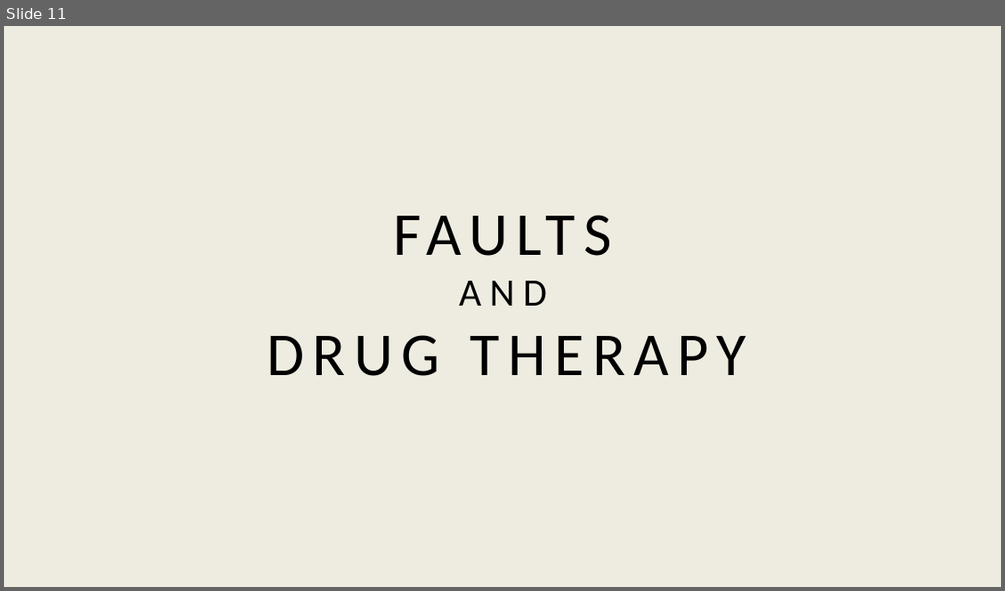
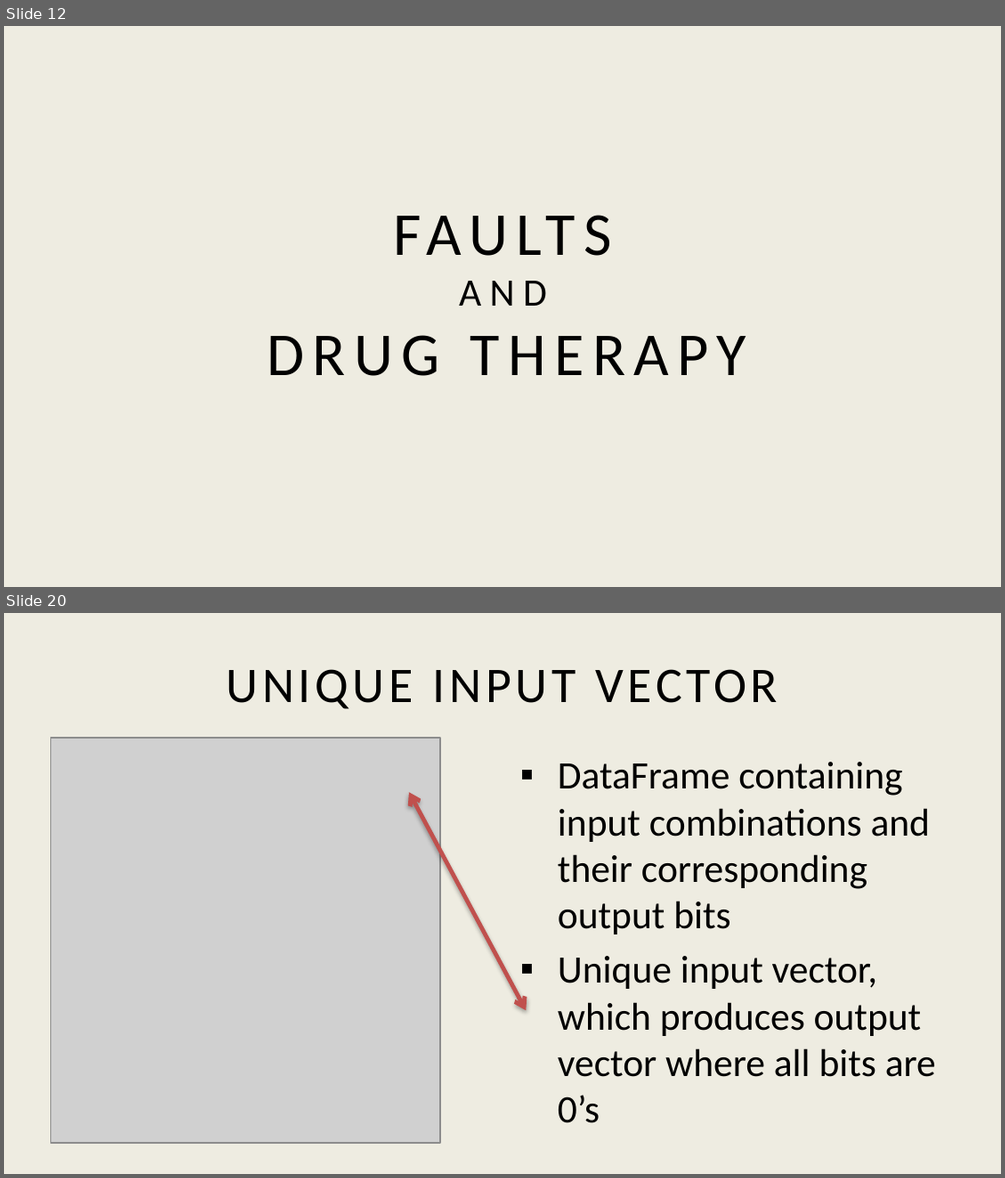
Before and after one commit to AcOdErKa/c--a--n--c--e--r12_16_17, a slide deck: finalDocs/ppt.pptx. Shown one above the other, each under a label of ours: slide 11 before the commit, slides 12 and 20 after it; the slides between them are not shown. The pictures are 1005x591 and 1005x1178 pixels, drawn with LibreOffice and Linux fonts; fonts in the diff are those of the drawing; grey boxes stand for pictures. Boxes give left, top, right and bottom in pixels: in the first picture for what was removed or moved away, otherwise in the second. Text is boxed around its words. In the diff, an @@ line names an element or a change of style, - is before the commit and + after.

```diff
--- a/finalDocs/ppt.pptx
+++ b/finalDocs/ppt.pptx
@@ slide 20 added at <box>4,613,1001,1174</box>, background #EEECE1 @@
@@ title added at <box>226,669,777,709</box>, 36 pt, text #000000 @@
+UNIQUE INPUT VECTOR
@@ picture added at <box>51,738,441,1143</box> @@
@@ text added at <box>558,762,936,1123</box>, 28 pt, text #000000 @@
+▪ DataFrame containing input combinations and their corresponding output bits
+▪ Unique input vector, which produces output vector where all bits are 0’s
@@ double arrow added from (409, 793) to (526, 1010), #C0504D 3 pt @@
@@ what was slide 11 is now slide 12 @@
```
Also in this commit, not shown: 8 slides changed, 26 other slides added.
